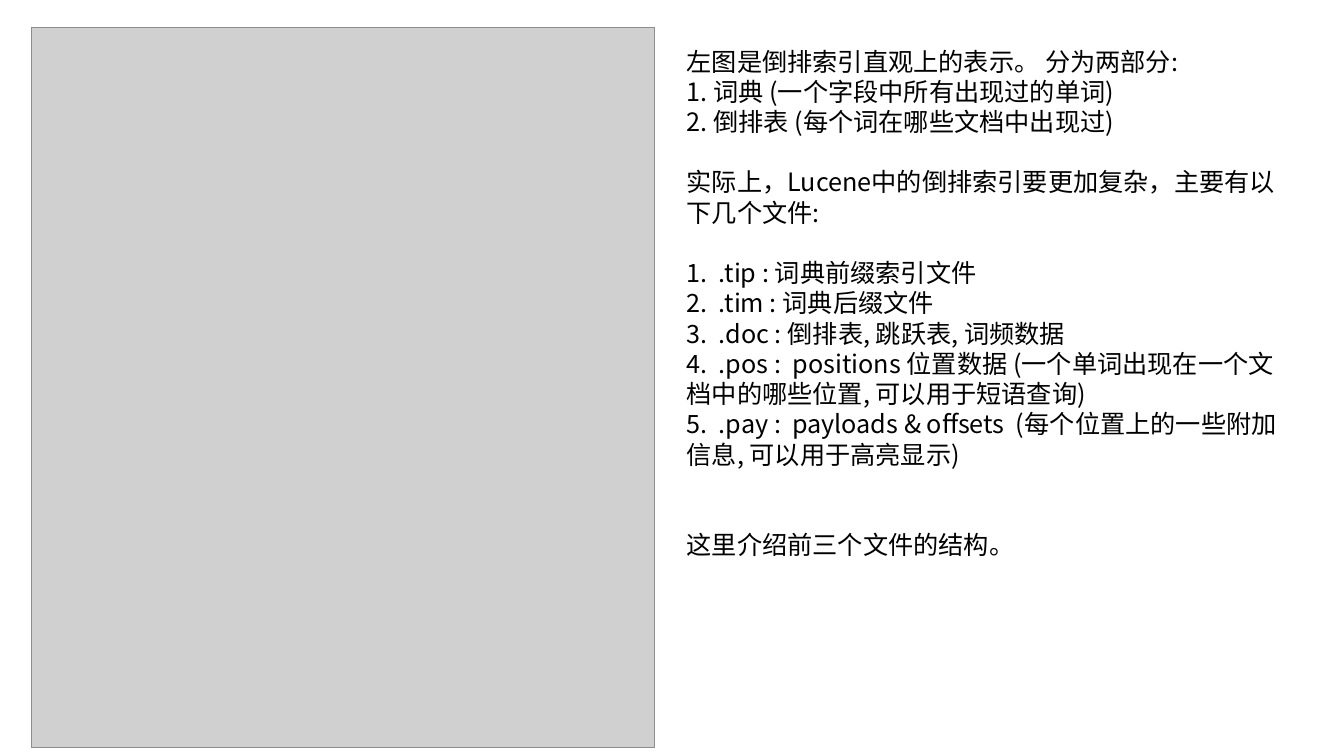
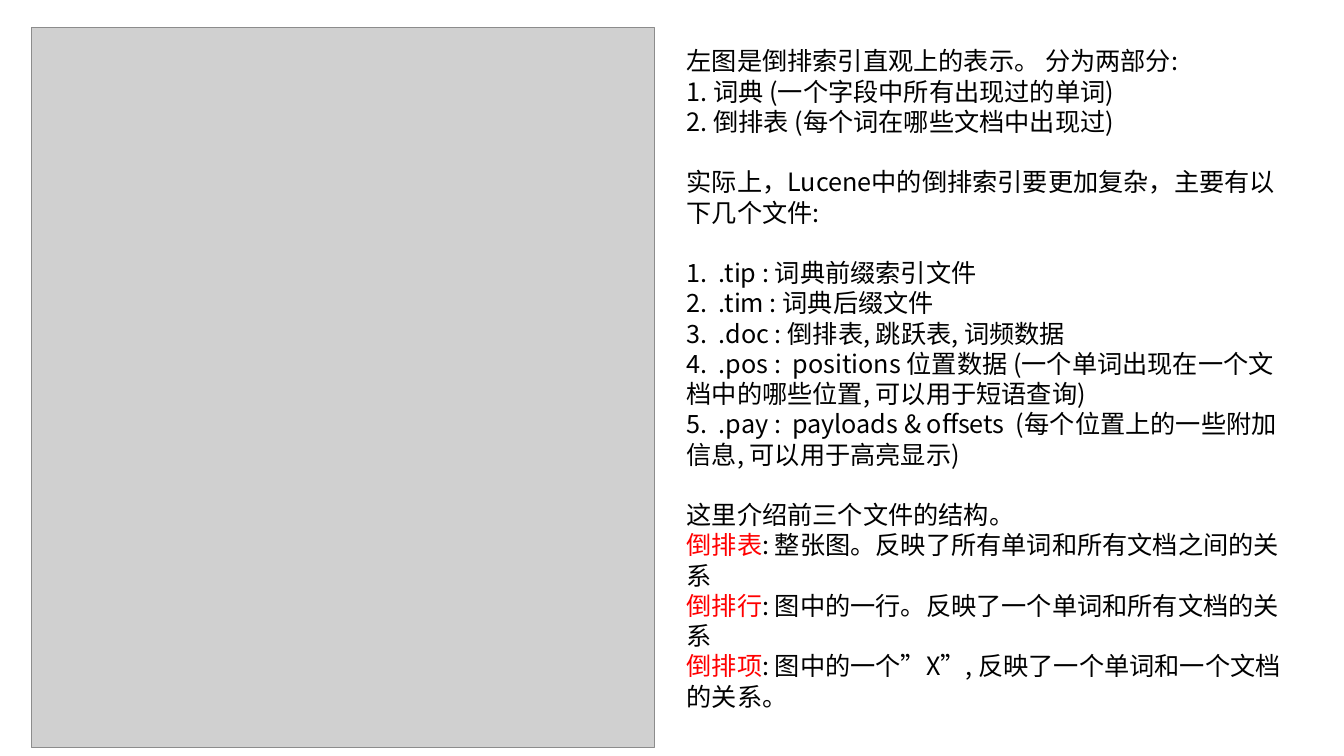
Before and after one commit to zouxiang1993/lucene-8.0.0, a slide deck: slide 9 of core/notes/lucene/codec/索引文件格式/Lucene索引文件.pptx (slide 13 before the commit). Drawn at 1344x756 pixels with LibreOffice and Linux fonts; fonts in the diff are those of the drawing; grey boxes stand for pictures. Boxes give left, top, right and bottom in pixels: in the first picture for what was removed or moved away, otherwise in the second. Text is boxed around its words. In the diff, an @@ line names an element or a change of style, - is before the commit and + after.

```diff
--- a/core/notes/lucene/codec/索引文件格式/Lucene索引文件.pptx
+++ b/core/notes/lucene/codec/索引文件格式/Lucene索引文件.pptx
@@ text at <box>687,532,1280,708</box>: paragraphs added @@
+倒排表: 整张图。反映了所有单词和所有文档之间的关系
+倒排行: 图中的一行。反映了一个单词和所有文档的关系
+倒排项: 图中的一个”X”, 反映了一个单词和一个文档的关系。
```
Also in this commit, not shown: 6 other slides changed, 7 slides added, 3 other files.
